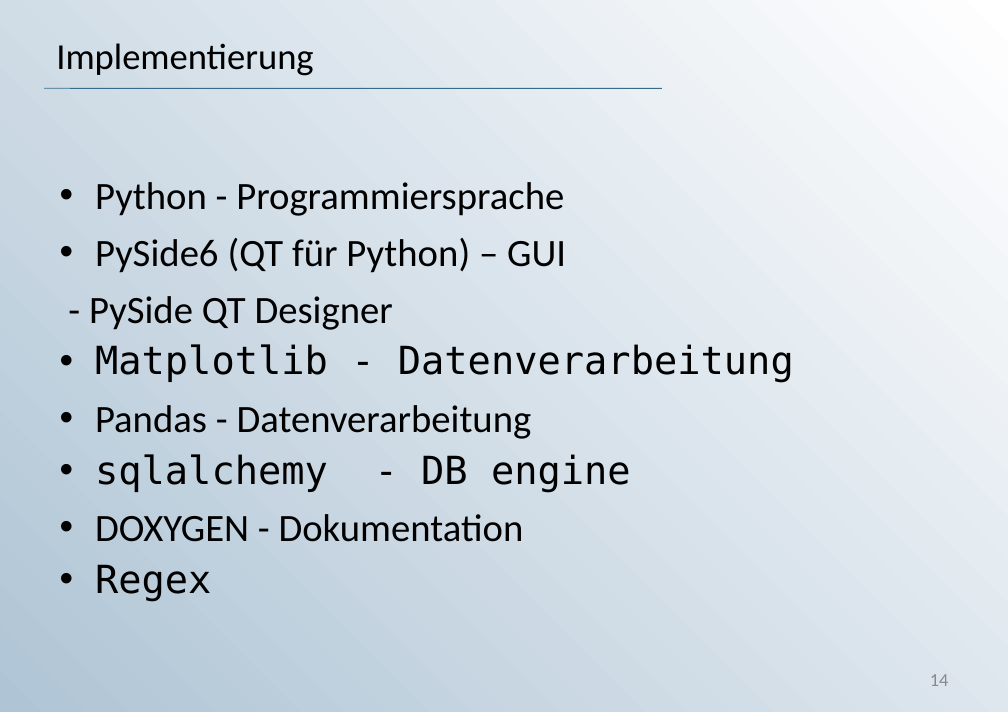
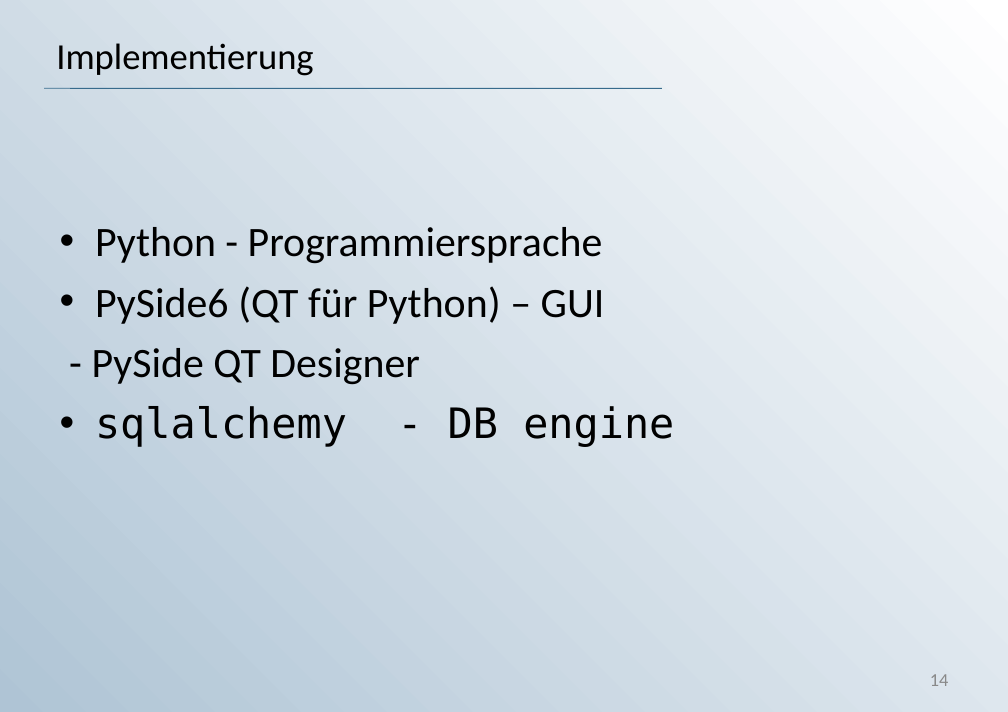
Before and after one commit to KaterinaKirova/Exam-DAVA, a slide deck: slide 14 of Präsentation_DAVA_Prüfung.ppt. Drawn at 1008x712 pixels with LibreOffice and Linux fonts; fonts in the diff are those of the drawing; background and template pictures are left out. Boxes give left, top, right and bottom in pixels: in the first picture for what was removed or moved away, otherwise in the second. Text is boxed around its words. In the diff, an @@ line names an element or a change of style, - is before the commit and + after.

```diff
--- a/Präsentation_DAVA_Prüfung.ppt
+++ b/Präsentation_DAVA_Prüfung.ppt
@@ text "Python - Programmiersprache": place and size @@
-text "Python - Programmiersprache" at (89,182,794,601)
+text "Python - Programmiersprache" at (92,227,674,447)
@@ text "Python - Programmiersprache" at (92,227,674,447): size 29.6 to 32 pt; line spacing 0.9 to 1 @@
@@ text at (95,344,794,439): paragraphs removed @@
-• Matplotlib - Datenverarbeitung
-• Pandas - Datenverarbeitung
@@ text at (95,514,524,601): paragraphs removed @@
-• DOXYGEN - Dokumentation
-• Regex
```
Also in this commit, not shown: 4 other slides changed, 3 slides added, 1 slide removed.
